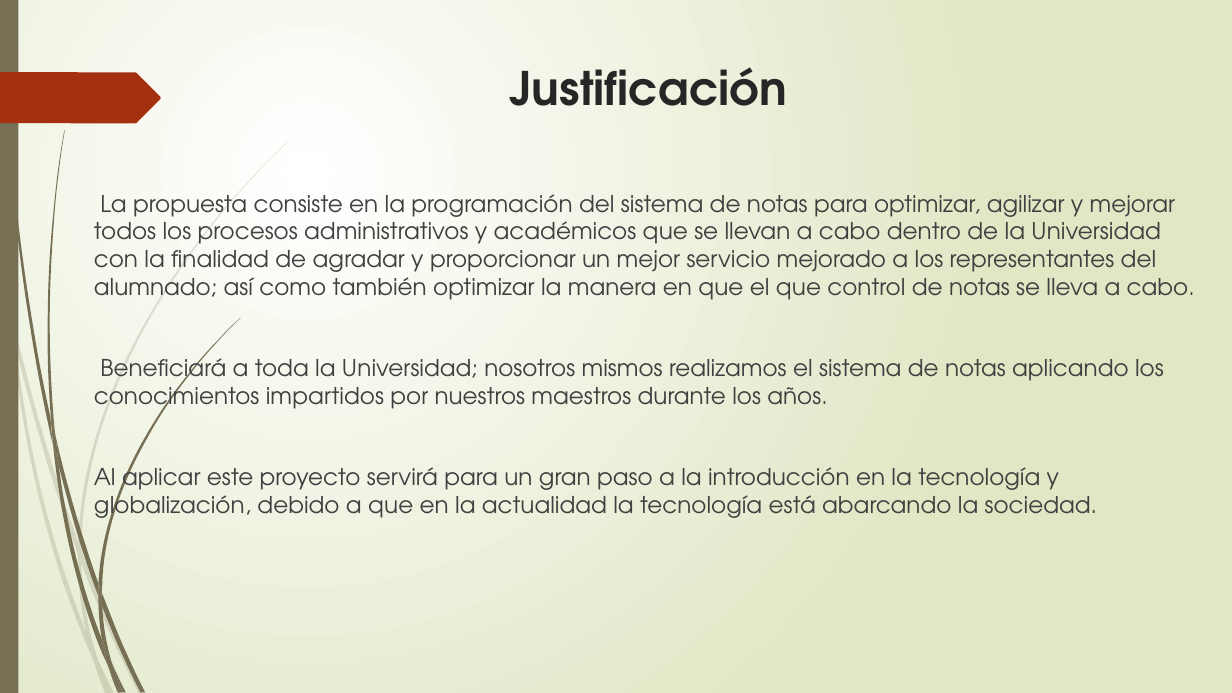
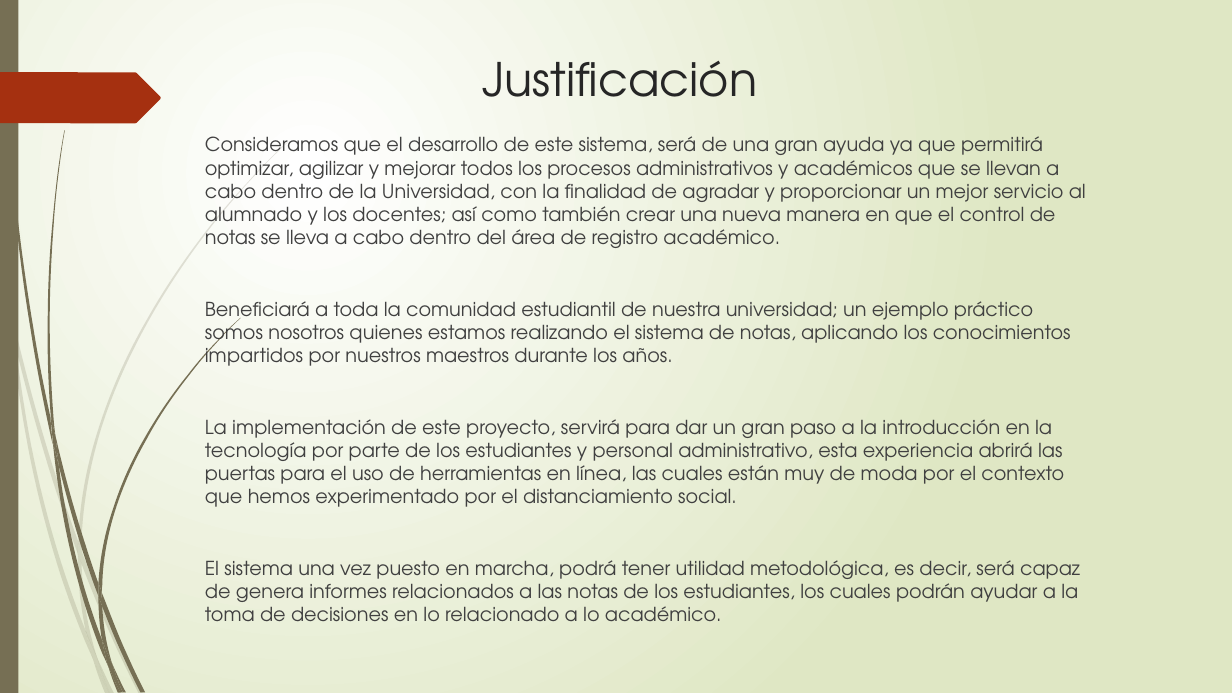
Before and after one commit to francha23/sistema-de-notas, a slide deck: slide 4 of Presentacion/El principio de la sabiduría es el temor.pptx (slide 9 before the commit). Drawn at 1232x693 pixels with LibreOffice and Linux fonts; fonts in the diff are those of the drawing. Boxes give left, top, right and bottom in pixels: in the first picture for what was removed or moved away, otherwise in the second. Text is boxed around its words. In the diff, an @@ line names an element or a change of style, - is before the commit and + after.

```diff
--- a/Presentacion/El principio de la sabiduría es el temor.pptx
+++ b/Presentacion/El principio de la sabiduría es el temor.pptx
@@ title "Justificación": place and size @@
-title "Justificación" at (509,67,787,106)
+title "Justificación" at (482,61,757,97)
@@ title "Justificación" at (482,61,757,97): bold off @@
@@ text at (205,136,1086,607): text changed; size 18 to 15 pt @@
-La propuesta consiste en la programación del sistema de notas para optimizar, agilizar y mejorar todos los procesos administrativos y académicos que se llevan a cabo dentro de la Universidad con la finalidad de agradar y proporcionar un mejor servicio mejorado a los representantes del alumnado; así como también optimizar la manera en que el que control de notas se lleva a cabo.
-Beneficiará a toda la Universidad; nosotros mismos realizamos el sistema de notas aplicando los conocimientos impartidos por nuestros maestros durante los años.
-Al aplicar este proyecto servirá para un gran paso a la introducción en la tecnología y globalización, debido a que en la actualidad la tecnología está abarcando la sociedad.
+Consideramos que el desarrollo de este sistema, será de una gran ayuda ya que permitirá optimizar, agilizar y mejorar todos los procesos administrativos y académicos que se llevan a cabo dentro de la Universidad, con la finalidad de agradar y proporcionar un mejor servicio al alumnado y los docentes; así como también crear una nueva manera en que el control de notas se lleva a cabo dentro del área de registro académico.
+Beneficiará a toda la comunidad estudiantil de nuestra universidad; un ejemplo práctico somos nosotros quienes estamos realizando el sistema de notas, aplicando los conocimientos impartidos por nuestros maestros durante los años.
+La implementación de este proyecto, servirá para dar un gran paso a la introducción en la tecnología por parte de los estudiantes y personal administrativo, esta experiencia abrirá las puertas para el uso de herramientas en línea, las cuales están muy de moda por el contexto que hemos experimentado por el distanciamiento social.
+El sistema una vez puesto en marcha, podrá tener utilidad metodológica, es decir, será capaz de genera informes relacionados a las notas de los estudiantes, los cuales podrán ayudar a la toma de decisiones en lo relacionado a lo académico.
```
Also in this commit, not shown: 24 other slides changed, 1 slide added, 25 slides removed.
